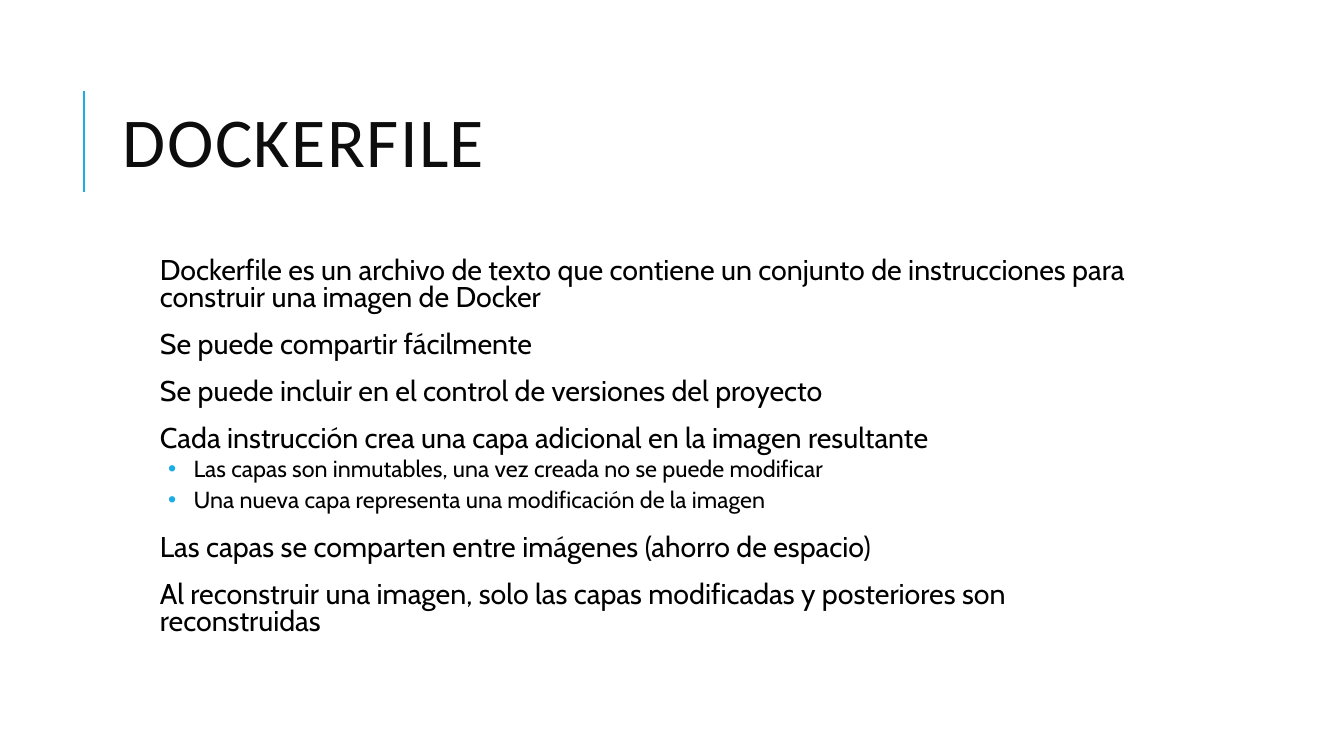
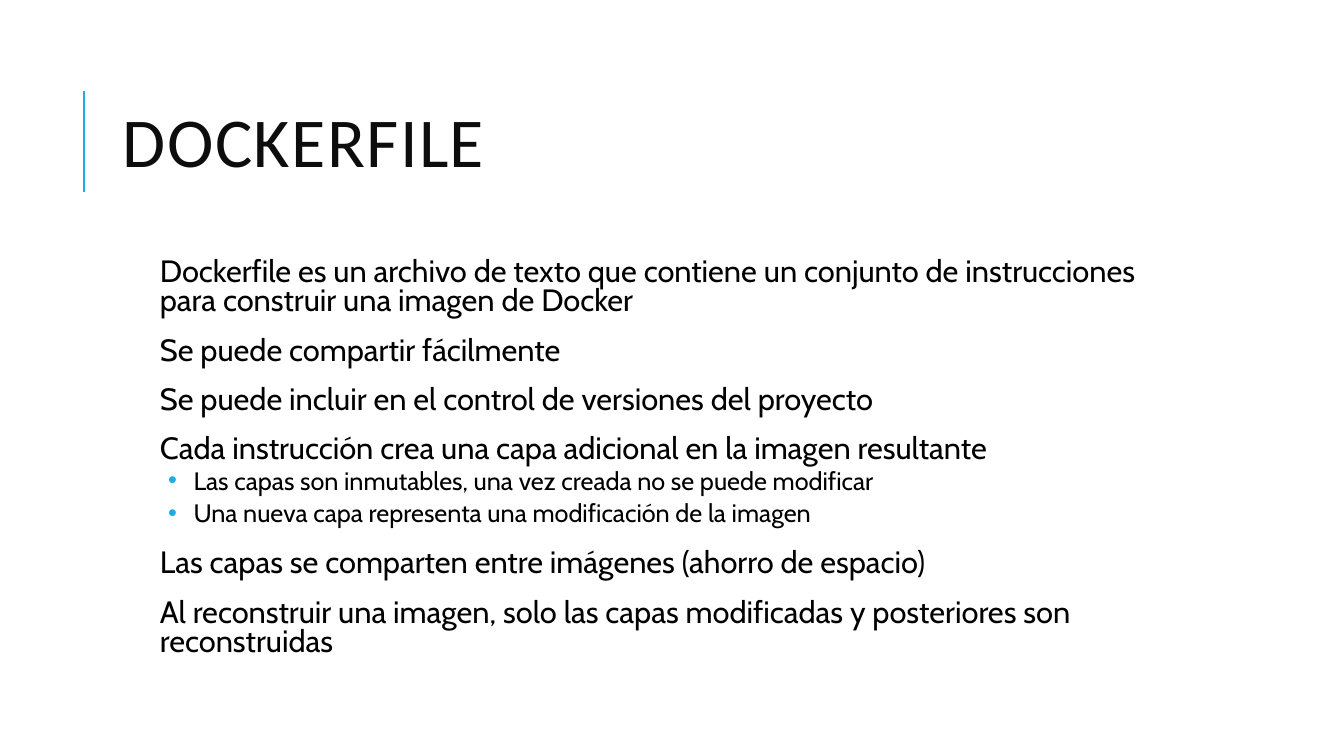
Before and after one commit to grupoinetel/curso-devops-ulpgc, a slide deck: slide 26 of ppt/devops-ulpgc.pptx. Drawn at 1344x756 pixels with LibreOffice and Linux fonts; fonts in the diff are those of the drawing; background and template pictures are left out. Boxes give left, top, right and bottom in pixels: in the first picture for what was removed or moved away, otherwise in the second. Text is boxed around its words. In the diff, an @@ line names an element or a change of style, - is before the commit and + after.

```diff
--- a/ppt/devops-ulpgc.pptx
+++ b/ppt/devops-ulpgc.pptx
@@ text "Dockerfile es un archivo de ..." at <box>160,259,1135,653</box>: size 20.4 to 22 pt in "Dockerfile es un archivo de texto que ...", "Se puede compartir fácilmente", "Se puede incluir en el control de ...", "Cada instrucción crea una capa adicional en ..." and 2 more places; size 16.6 to 18 pt in "Las capas son inmutables, una vez creada ...", "Una nueva capa representa una modificación de ..." @@
```
Also in this commit, not shown: 2 other slides changed.
